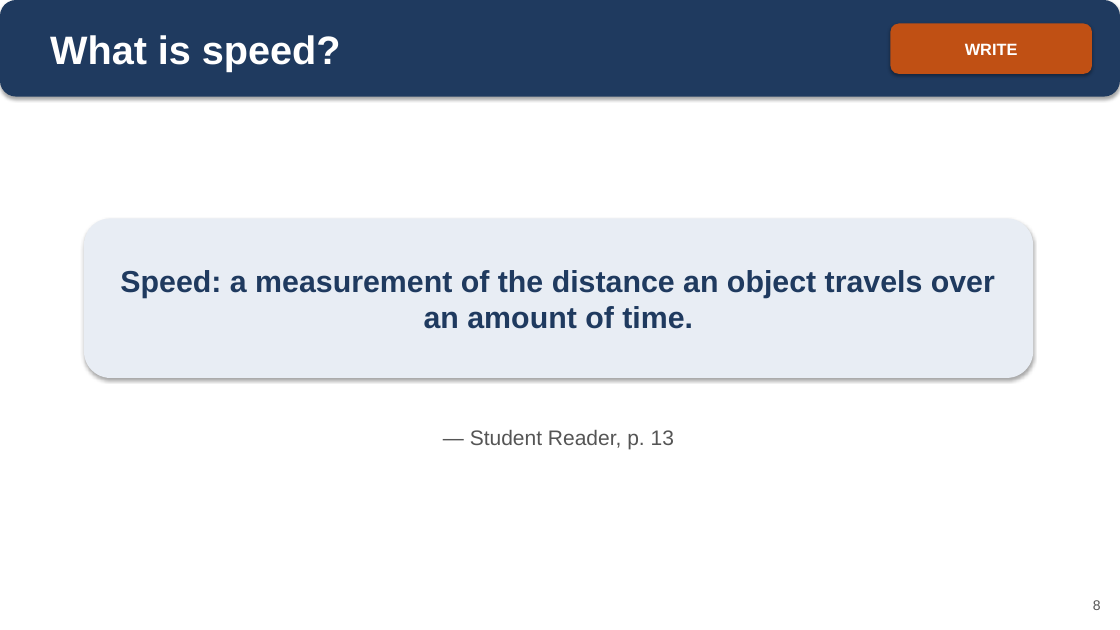
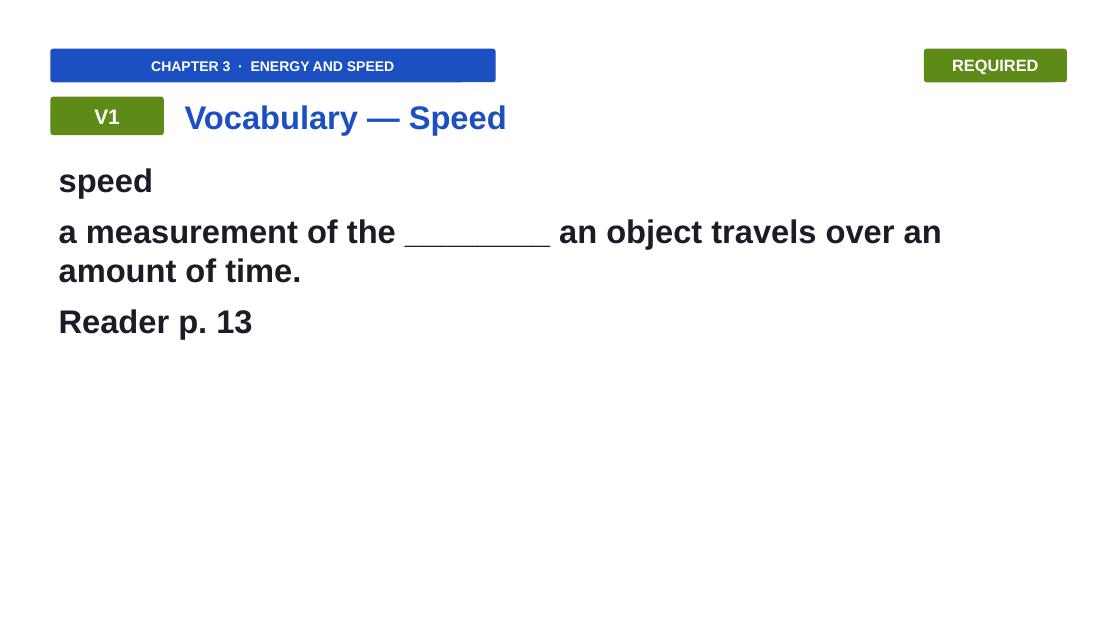
Before and after one commit to owenreagan-cyber/grade-4-energy-transfer-transformation, a slide deck: slide 5 of production/slides/03-ch3-energy-speed-slides.pptx (slide 8 before the commit). Drawn at 1120x630 pixels with LibreOffice and Linux fonts; fonts in the diff are those of the drawing. Boxes give left, top, right and bottom in pixels: in the first picture for what was removed or moved away, otherwise in the second. Text is boxed around its words. In the diff, an @@ line names an element or a change of style, - is before the commit and + after.

```diff
--- a/production/slides/03-ch3-energy-speed-slides.pptx
+++ b/production/slides/03-ch3-energy-speed-slides.pptx
@@ rounded rectangle removed at (0,0,1120,97) @@
@@ rounded rectangle removed at (891,24,1092,74) @@
-WRITE
@@ text removed at (50,35,341,72) @@
-What is speed?
@@ rounded rectangle added at (50,49,496,82), fill #1B4FC2, 12 pt, text #FFFFFF, bold @@
+CHAPTER 3 · ENERGY AND SPEED
@@ rounded rectangle added at (924,49,1067,82), fill #5E8A18, 14 pt, text #FFFFFF, bold @@
+REQUIRED
@@ rounded rectangle added at (50,97,164,135), fill #5E8A18, 18 pt, text #FFFFFF, bold @@
+V1
@@ text added at (185,105,507,135), 28 pt, text #1B4FC2, bold @@
+Vocabulary — Speed
@@ text "speed": place and size @@
-text "speed" at (84,218,1033,378)
+text "speed" at (59,168,942,339)
@@ text "speed" at (59,168,942,339): vertical alignment middle to top; fill #E8EDF4 to none; shadow off @@
@@ text at (59,168,942,339): text changed; size 26 to 28 pt; text colour #1F3A5F to #1A1D26 @@
-Speed: a measurement of the distance an object travels over an amount of time.
+speed
+a measurement of the ________ an object travels over an amount of time.
+Reader p. 13
@@ text removed at (470,430,674,449) @@
-— Student Reader, p. 13
@@ text removed at (1093,600,1101,610) @@
-8
```
Also in this commit, not shown: 2 other slides changed, 38 slides added, 26 slides removed, 21 other files.
